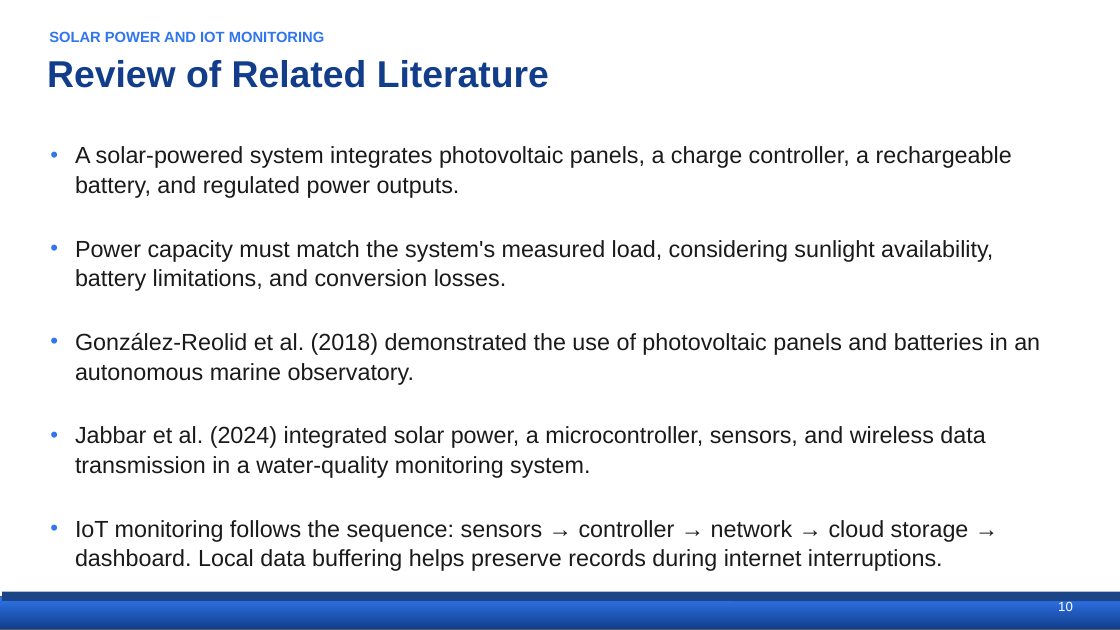
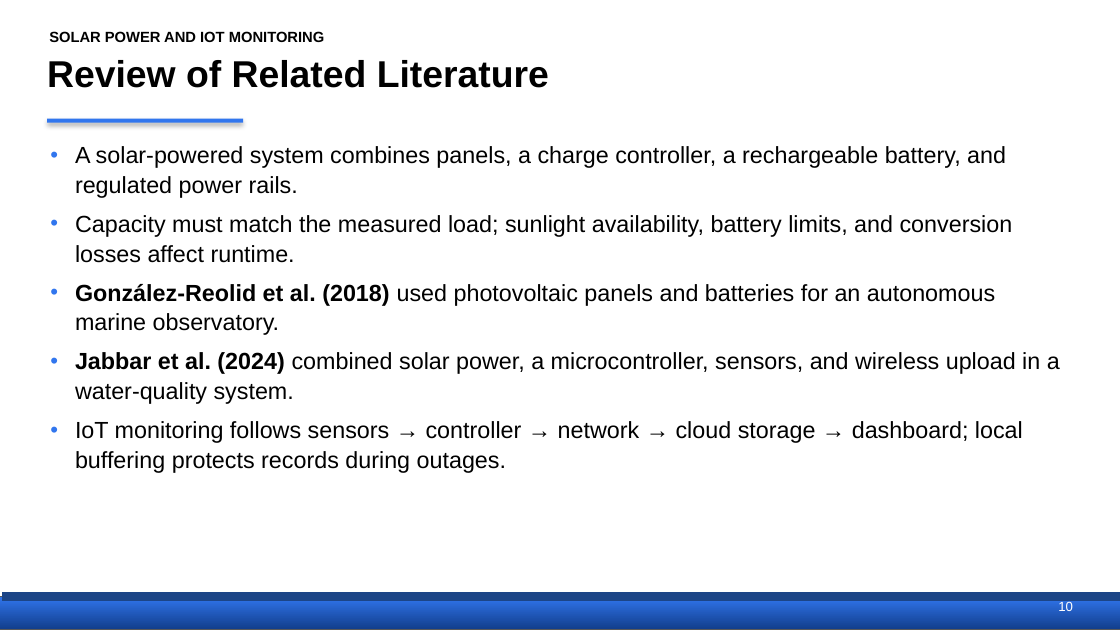
Before and after one commit to Ruzz-1010/Project-FALCON-01, a slide deck: slide 10 of THESIS DOCUMENTATION/FALCON_Proposal_Defense.pptx (slide 9 before the commit). Drawn at 1120x630 pixels with LibreOffice and Linux fonts; fonts in the diff are those of the drawing. Boxes give left, top, right and bottom in pixels: in the first picture for what was removed or moved away, otherwise in the second. Text is boxed around its words. In the diff, an @@ line names an element or a change of style, - is before the commit and + after.

Commit message:
docs: set proposal defense deck text to black

```diff
--- a/THESIS DOCUMENTATION/FALCON_Proposal_Defense.pptx
+++ b/THESIS DOCUMENTATION/FALCON_Proposal_Defense.pptx
@@ text "SOLAR POWER AND IOT MONITORING" at box(49, 31, 325, 42): text colour #3176EE to #000000 @@
@@ title "Review of Related Literature" at box(47, 60, 549, 88): text colour #113D8A to #000000 @@
@@ rectangle added at box(47, 119, 243, 123), fill #3176EE @@
@@ text at box(75, 146, 1060, 473): text changed; text colour #1A1A1A to #000000 @@
-• A solar-powered system integrates photovoltaic panels, a charge controller, a rechargeable battery, and regulated power outputs.
-• Power capacity must match the system's measured load, considering sunlight availability, battery limitations, and conversion losses.
-• González-Reolid et al. (2018) demonstrated the use of photovoltaic panels and batteries in an autonomous marine observatory.
-• Jabbar et al. (2024) integrated solar power, a microcontroller, sensors, and wireless data transmission in a water-quality monitoring system.
-• IoT monitoring follows the sequence: sensors → controller → network → cloud storage → dashboard. Local data buffering helps preserve records during internet interruptions.
+• A solar-powered system combines panels, a charge controller, a rechargeable battery, and regulated power rails.
+• Capacity must match the measured load; sunlight availability, battery limits, and conversion losses affect runtime.
+• González-Reolid et al. (2018) used photovoltaic panels and batteries for an autonomous marine observatory.
+• Jabbar et al. (2024) combined solar power, a microcontroller, sensors, and wireless upload in a water-quality system.
+• IoT monitoring follows sensors → controller → network → cloud storage → dashboard; local buffering protects records during outages.
```
Also in this commit, not shown: 34 other slides changed, 1 slide added.
